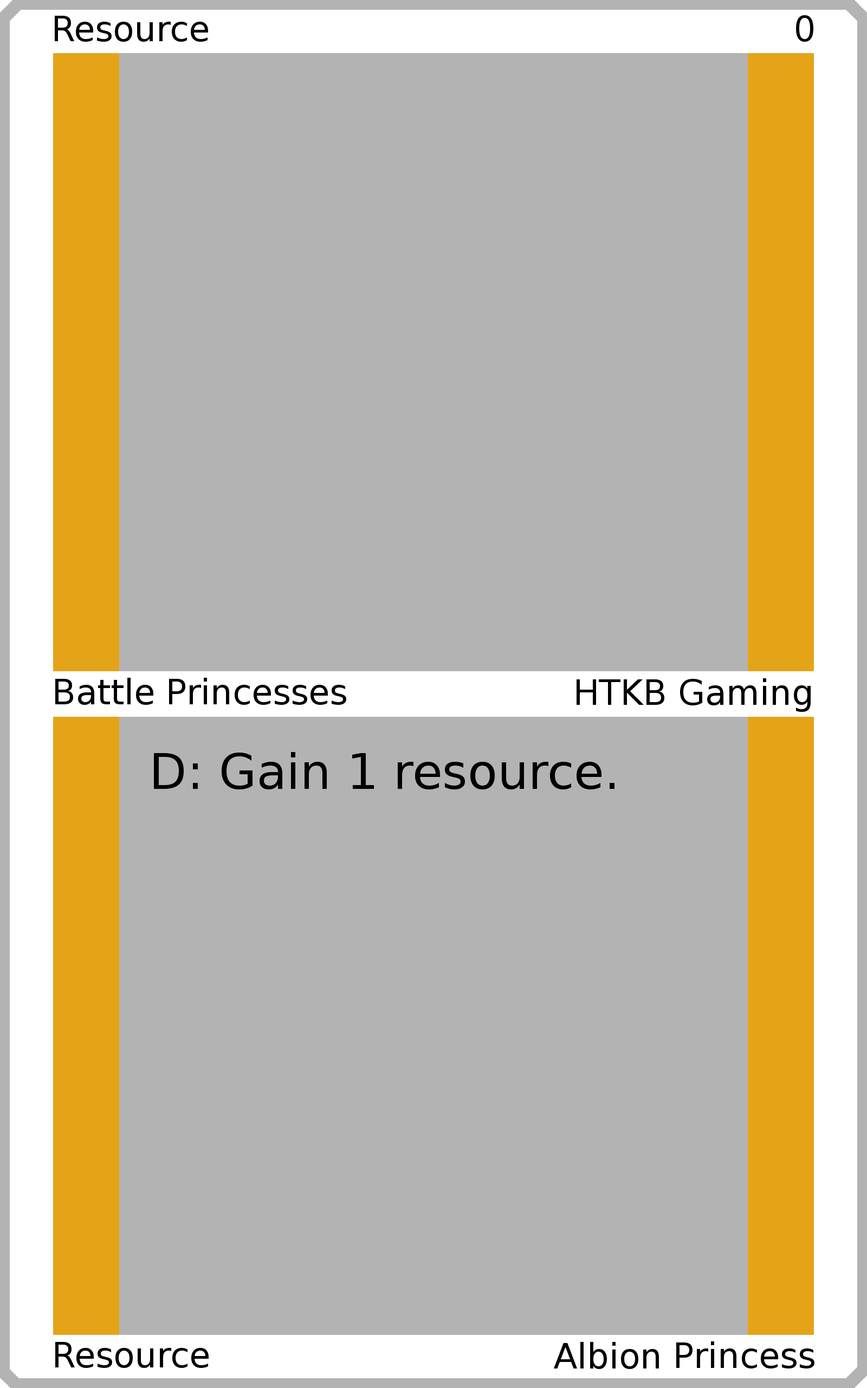
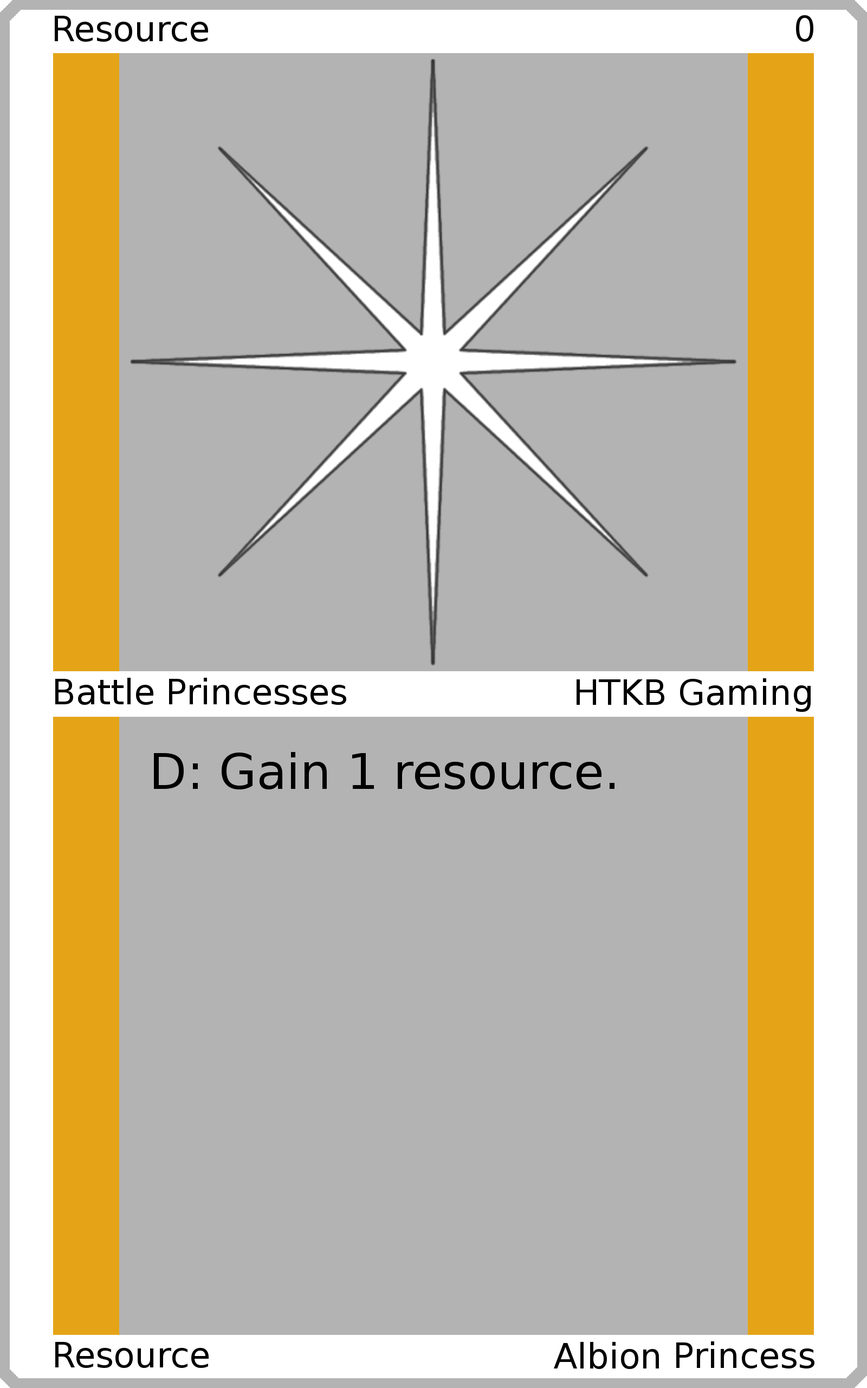
The second 867px x 1388px image is a revision of the first. Changes to its layers:
added layer "Art" above "Top Background" over [129,57,738,666]
